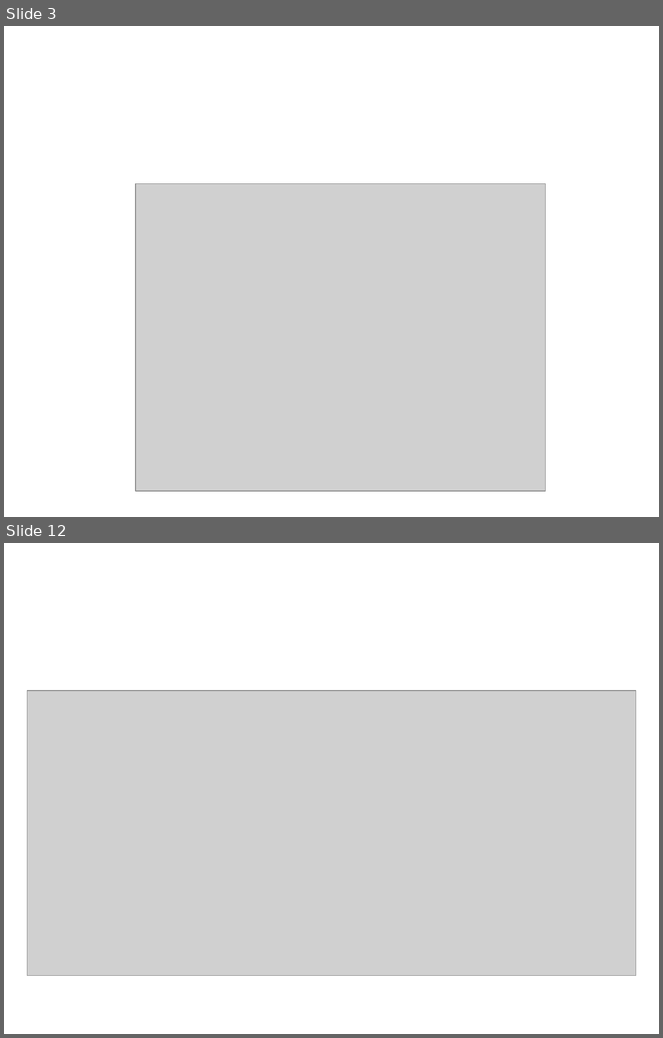
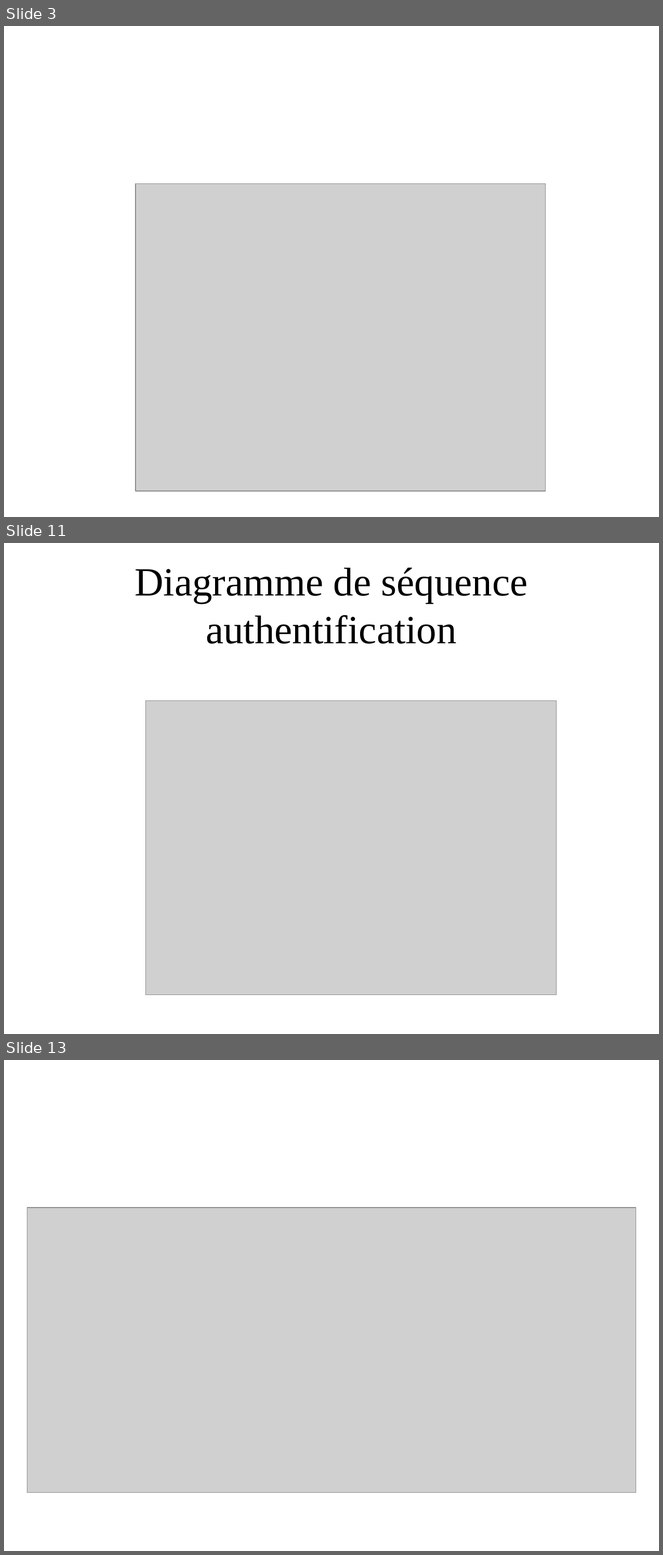
Before and after one commit to costany93/mymemory, a slide deck: 2186_curved_lines/2186.ppt. Shown one above the other, each under a label of ours: slides 3 and 12 before the commit, slides 3, 11 and 13 after it; the slides between them are not shown. The pictures are 663x1038 and 663x1555 pixels, drawn with LibreOffice and Linux fonts; fonts in the diff are those of the drawing; grey boxes stand for pictures; background and template pictures are left out. Boxes give left, top, right and bottom in pixels: in the first picture for what was removed or moved away, otherwise in the second. Text is boxed around its words. In the diff, an @@ line names an element or a change of style, - is before the commit and + after.

```diff
--- a/2186_curved_lines/2186.ppt
+++ b/2186_curved_lines/2186.ppt
@@ slide 11 added at <box>4,543,659,1034</box>, background picture (left out) @@
@@ title added at <box>135,567,528,644</box>, 44 pt, text #000000 @@
+Diagramme de séquence authentification
@@ picture added at <box>145,701,556,995</box> @@
@@ what was slide 12 is now slide 13 @@
```
Also in this commit, not shown: 7 slides changed, 3 other slides added, 3 slides removed.
